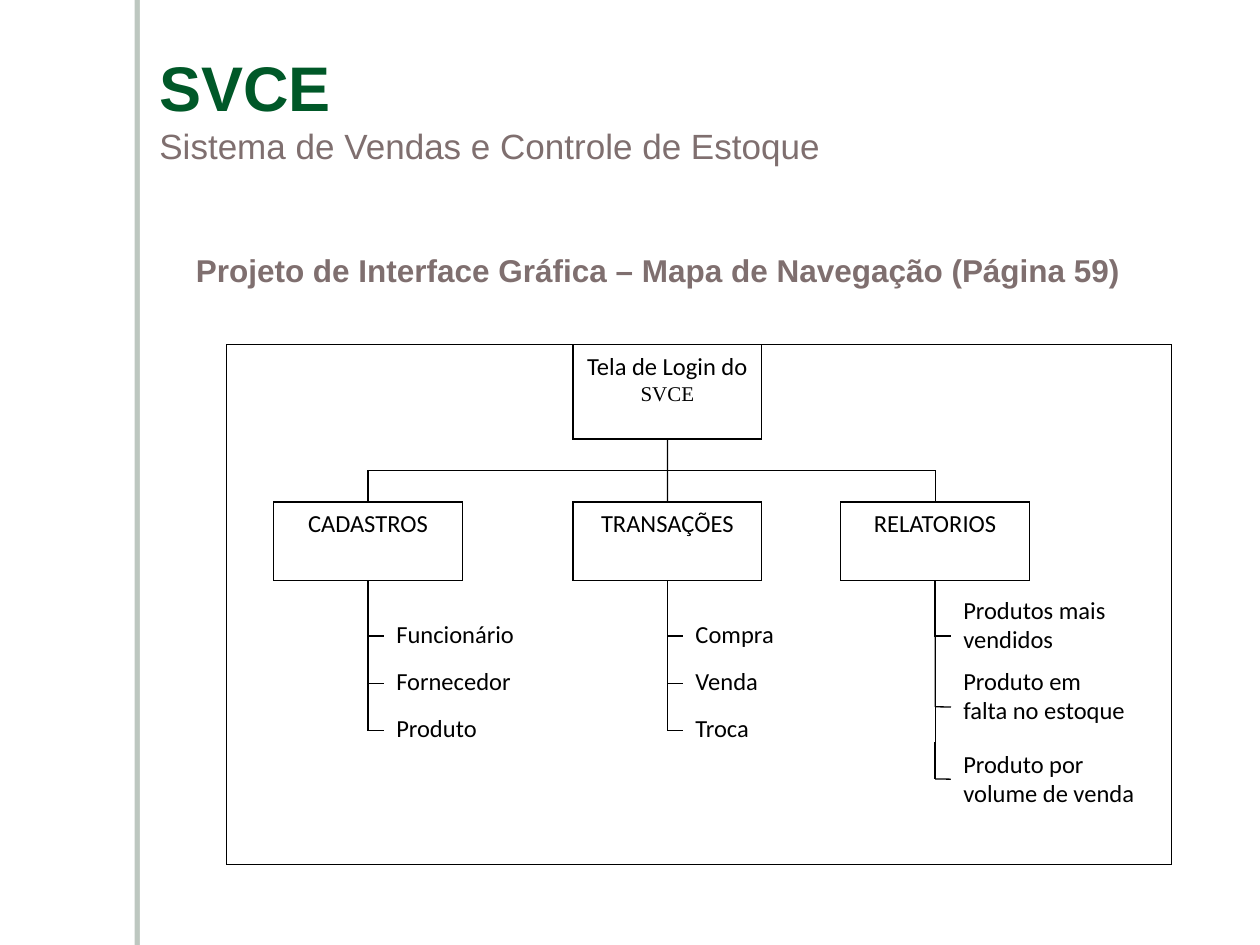
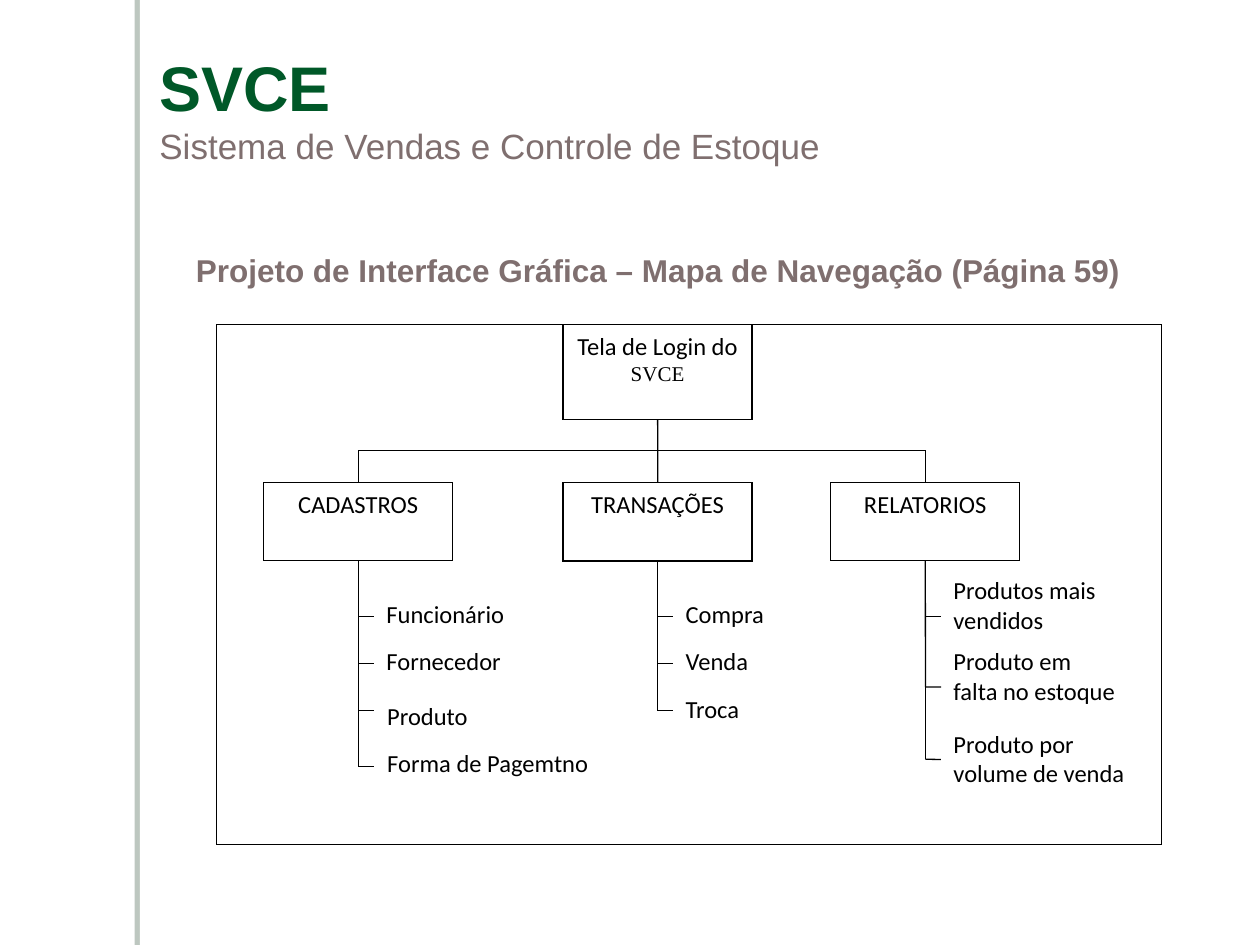
Before and after one commit to ViniciusConsultor/contentsystem, a slide deck: slide 10 of documentacao/Apresentação/Apresentacao-SVCE.ppt. Drawn at 1260x945 pixels with LibreOffice and Linux fonts; fonts in the diff are those of the drawing; background and template pictures are left out. Boxes give left, top, right and bottom in pixels: in the first picture for what was removed or moved away, otherwise in the second. Text is boxed around its words. In the diff, an @@ line names an element or a change of style, - is before the commit and + after.

```diff
--- a/documentacao/Apresentação/Apresentacao-SVCE.ppt
+++ b/documentacao/Apresentação/Apresentacao-SVCE.ppt
@@ elbow line added from (358, 561) to (374, 711), #000000 0.74 pt @@
@@ elbow line moved from (368, 581) - (384, 731) to (358, 616) - (374, 766) @@
@@ 9 elbow lines, 8 texts, 5 rectangles, 4 lines: place and size @@
-9 elbow lines, 8 texts, 5 rectangles, 4 lines at box(227, 344, 1172, 864)
+9 elbow lines, 8 texts, 5 rectangles, 4 lines at box(217, 325, 1162, 845)
@@ text "Produto": place and size @@
-text "Produto" at box(396, 720, 476, 737)
+text "Produto" at box(387, 708, 467, 725)
@@ text added at box(387, 755, 588, 777), 14 pt, text #000000 @@
+Forma de Pagemtno
```
Also in this commit, not shown: 1 other slide changed.
